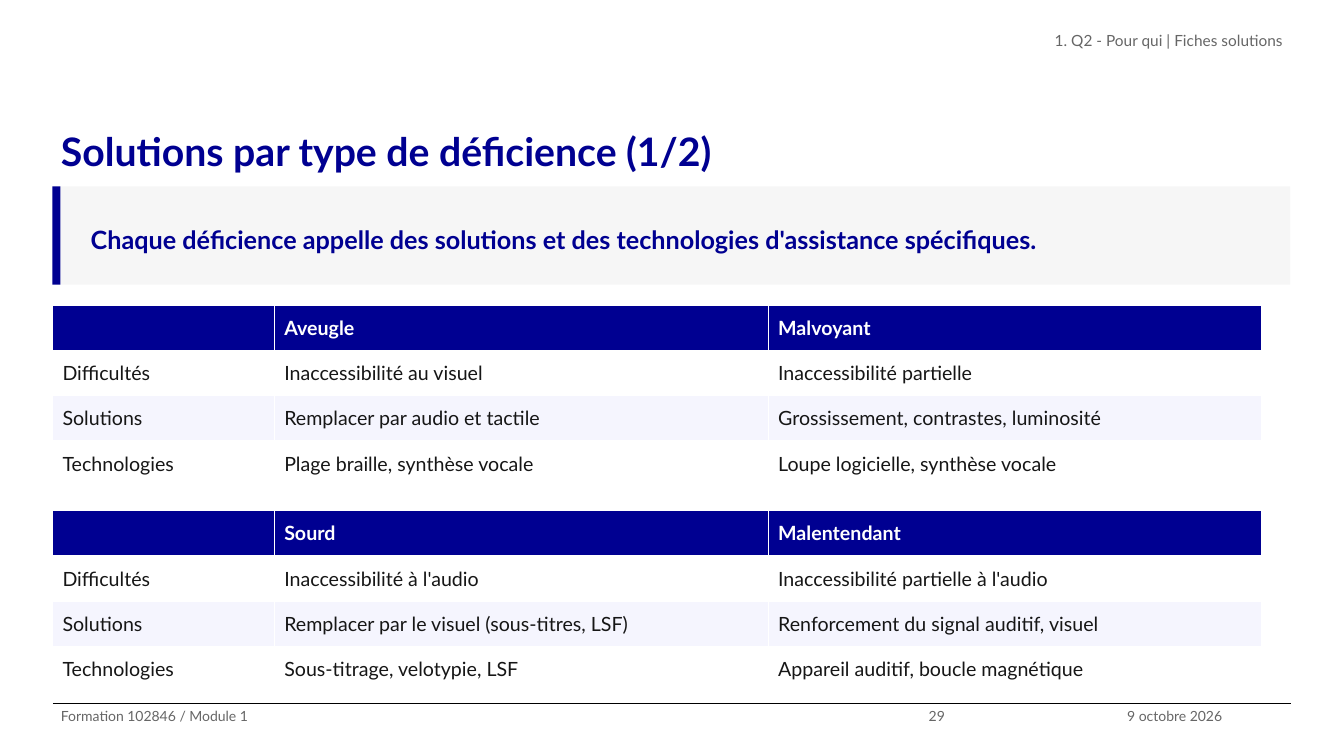
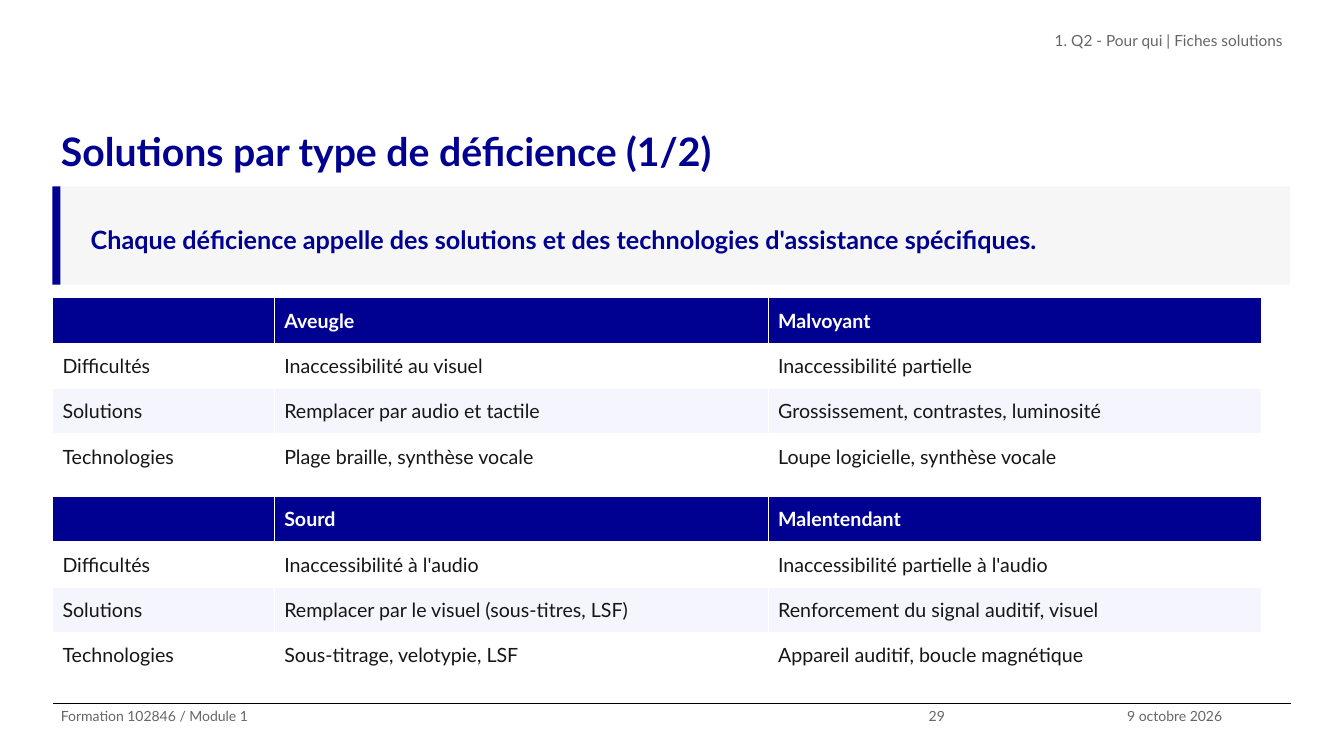
Before and after one commit to alexandra-guiderdoni/usine-fabrication-igpde-102846-ay11, a slide deck: slide 29 of livrables-IGPDE-2026-102846/Formateur/support-formation-102846-2026-IGPDE.pptx. Drawn at 1344x756 pixels with LibreOffice and Linux fonts; fonts in the diff are those of the drawing; background and template pictures are left out. Boxes give left, top, right and bottom in pixels: in the first picture for what was removed or moved away, otherwise in the second. Text is boxed around its words. In the diff, an @@ line names an element or a change of style, - is before the commit and + after.

```diff
--- a/livrables-IGPDE-2026-102846/Formateur/support-formation-102846-2026-IGPDE.pptx
+++ b/livrables-IGPDE-2026-102846/Formateur/support-formation-102846-2026-IGPDE.pptx
@@ table: place and size @@
-table at <box>52,304,1262,486</box>
+table at <box>52,298,1262,480</box>
@@ table: place and size @@
-table at <box>52,511,1262,693</box>
+table at <box>52,496,1262,678</box>
```
Also in this commit, not shown: 8 other slides changed, 31 other files.
